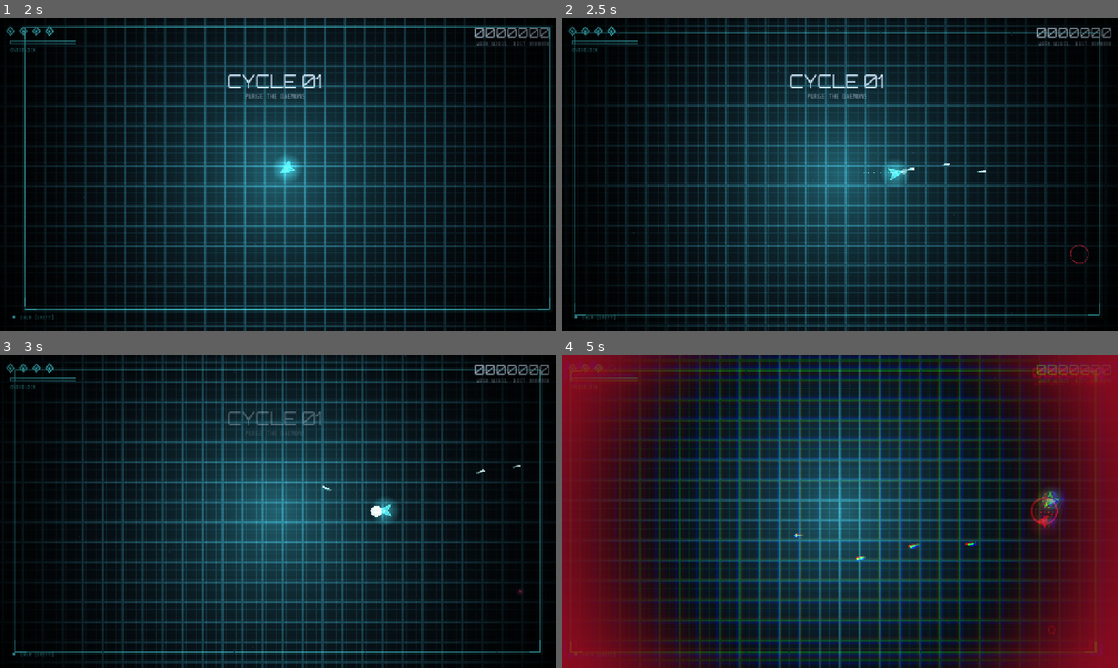
Above: before the commit, frames 1-4 (two rows, left to right).
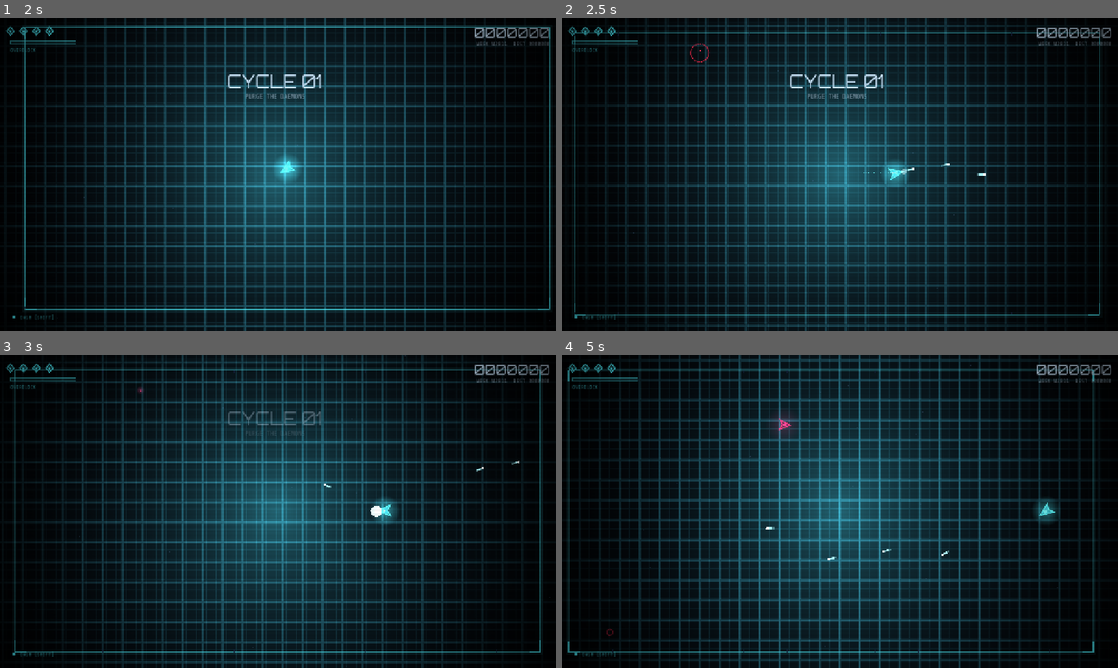
Above: after the commit, the same moments.

Repository: mafuzyk/kernel-panic
Game: Godot game, scene res://src/ui/menu.tscn
Two runs of this game, one before a commit and one after it. Both use one fixed random seed, a clock stepped at 60 frames per second and the inputs below.
Inputs (mouse positions are in pixels of both pictures, inside the frame that each line leads up to):
- Up to frame 1 (2 s): click "MODE: CLASSIC" at 0.5 s; click ">> PURGE" at 1.25 s
- Up to frame 2 (2.5 s): tap Enter (confirm) at 2 s; move the mouse to (962, 158) at 2.02 s; press the mouse at (962, 158) at 2.03 s; hold D (move_right) from 2.03 s (still down); tap E (overclock) at 2.3 s
- Up to frame 3 (3 s): release D (move_right) at 2.75 s; release the mouse at (400, 495) at 2.75 s; drag from (166, 527) to (372, 511) at 2.77 s
- Up to frame 4 (5 s): move the mouse to (895, 442) at 3.52 s; hold D (move_right) 3.53-4.25 s; hold Enter (confirm) 3.53-4.25 s; tap E (overclock) at 3.8 s; drag from (812, 574) to (1040, 514) at 4.27 s

Frame 1 is identical in both runs. In frame 2, 0.1% of the frame differs, in the area x 23-95%, y 8-79%; in frame 3, less than 0.1%; in frame 4, 55%, in the area x 0-100%, y 0-100%.

Commit message:
fix: compute bullet spread direction once and reuse for body and velocity

Diff:
--- a/src/autoload/dev_harness.gd
+++ b/src/autoload/dev_harness.gd
@@ -137,6 +137,22 @@
 	await _until(func() -> bool: return player.hp < hp_before, 4.0, "orb damages player")
 	_check(player.hp == hp_before - 1, "player takes 1 damage")
 	_check(Game.mult == 1, "damage breaks combo")
+	print("AT_STEP spread")
+	Game.patch_levels = {}
+	var spread_ok := true
+	for si in 6:
+		player.fire_cd = 0.0
+		player._shoot()
+		var newest: PlayerBullet = null
+		for c in arena.get_children():
+			if c is PlayerBullet and (newest == null or c.get_instance_id() > newest.get_instance_id()):
+				newest = c
+		if newest != null:
+			var ang_diff: float = absf(wrapf(newest.rotation - newest.vel.angle(), -PI, PI))
+			if ang_diff > 0.02:
+				spread_ok = false
+			newest.queue_free()
+	_check(spread_ok, "bullet rotation matches velocity")
 	print("AT_STEP vampic")
 	Game.patch_levels = {"vampic": 1}
 	player.max_hp = Balance.PLAYER_MAX_HP
--- a/src/player/player.gd
+++ b/src/player/player.gd
@@ -225,8 +225,9 @@
 	var spread := Balance.BULLET_SPREAD
 	var b := PlayerBullet.new()
 	var bspeed := Balance.BULLET_SPEED * (1.0 + 0.22 * Game.patch_level("threads"))
-	b.setup(global_position + dir * 18.0, dir.rotated(randf_range(-spread, spread)), overclock_active)
-	b.vel = dir.rotated(randf_range(-spread, spread)) * bspeed
+	var shot_dir := dir.rotated(Game.rng.randf_range(-spread, spread))
+	b.setup(global_position + dir * 18.0, shot_dir, overclock_active)
+	b.vel = shot_dir * bspeed
 	b.life = Balance.BULLET_LIFE * (1.0 + 0.12 * Game.patch_level("threads"))
 	b.pierce += Game.patch_level("core")
 	b.dmg = 1 + Game.patch_level("heavy")
